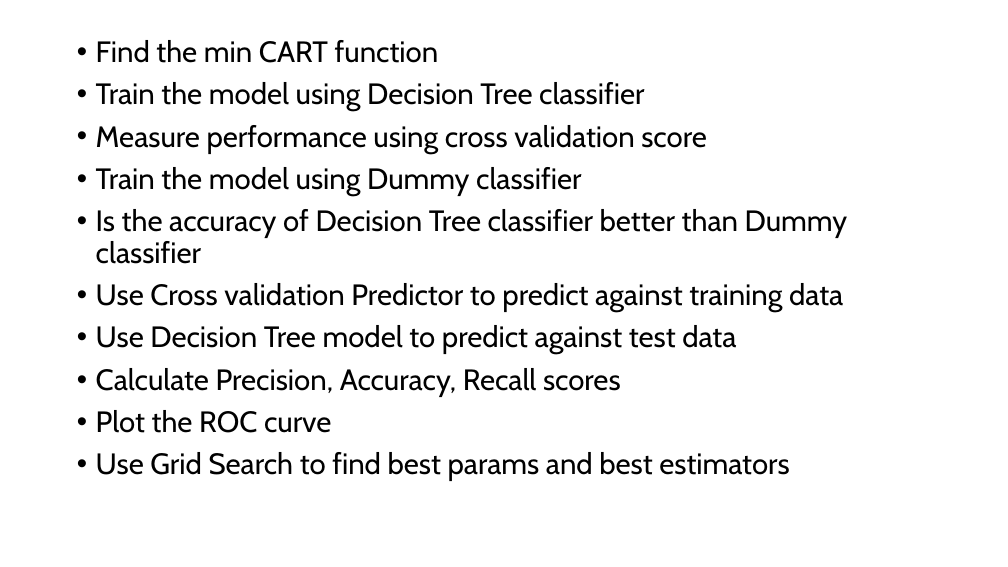
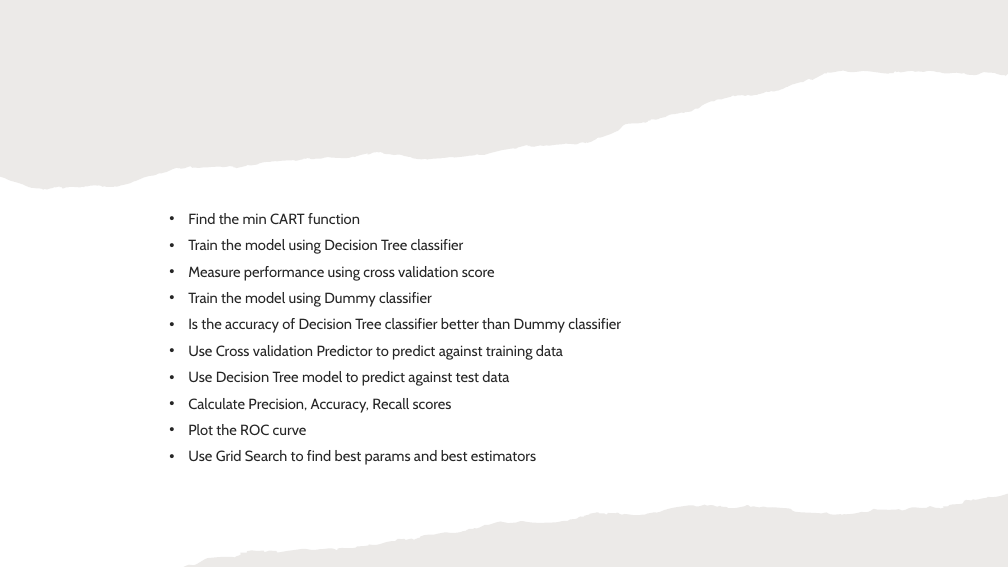
Before and after one commit to vrsyvby/MLAssignmentPartA, a slide deck: slide 3 of Question5MLAssignmentPartA.pptx. Drawn at 1008x567 pixels with LibreOffice and Linux fonts; fonts in the diff are those of the drawing. Boxes give left, top, right and bottom in pixels: in the first picture for what was removed or moved away, otherwise in the second. Text is boxed around its words. In the diff, an @@ line names an element or a change of style, - is before the commit and + after.

```diff
--- a/Question5MLAssignmentPartA.pptx
+++ b/Question5MLAssignmentPartA.pptx
@@ freeform shape added at [0,0,1008,190], fill #82766A at 15% opacity @@
@@ text "Find the min CART function": place and size @@
-text "Find the min CART function" at [96,40,848,481]
+text "Find the min CART function" at [188,213,621,465]
@@ text "Find the min CART function" at [188,213,621,465]: size 28 to 14 pt, text colour #000000 to #262626; vertical alignment top to middle @@
@@ freeform shape added at [184,494,1008,567], fill #82766A at 15% opacity @@
```
Also in this commit, not shown: 8 other slides changed.
